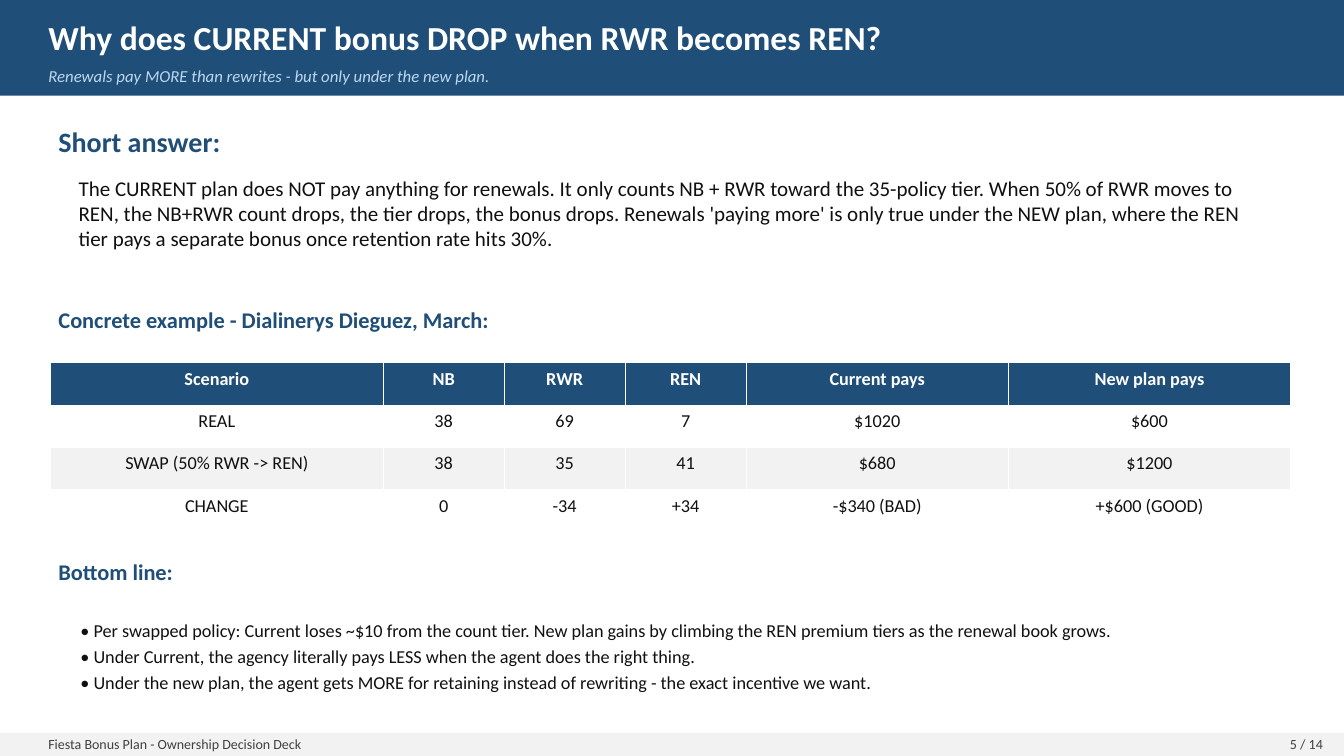
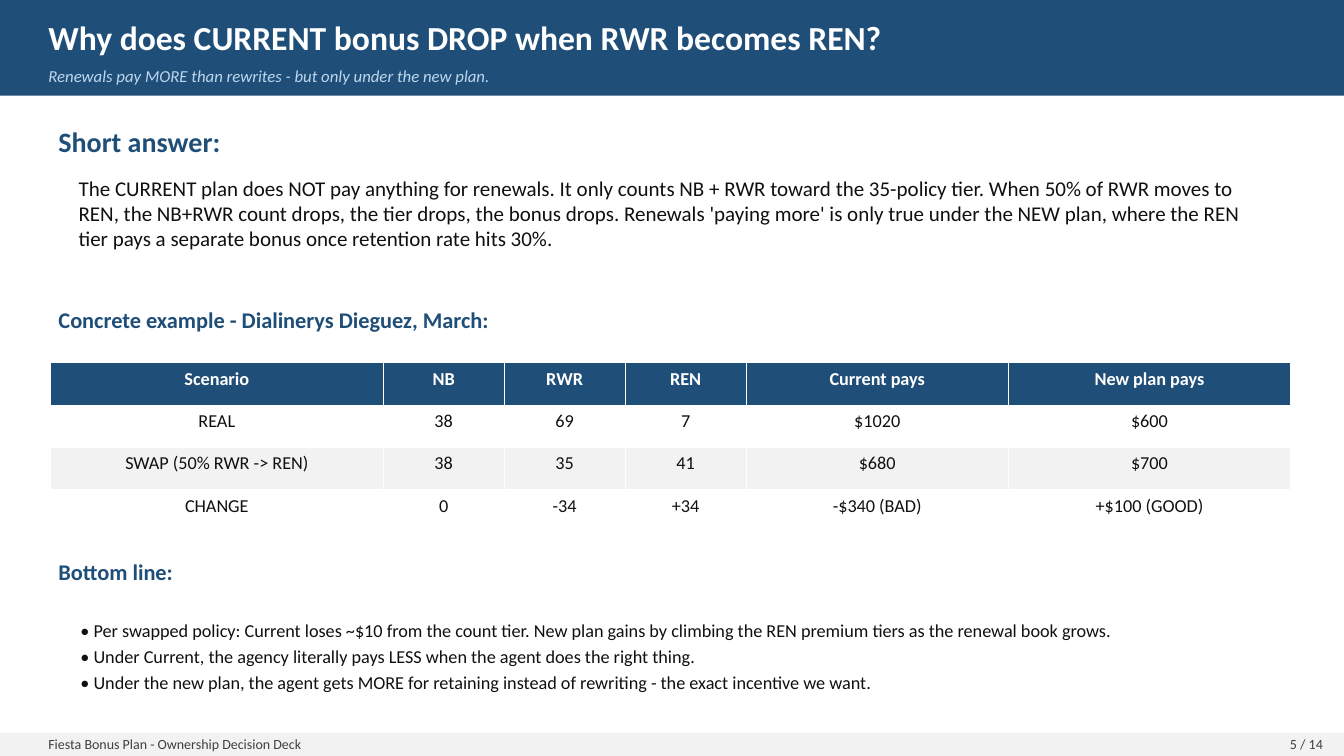
Before and after one commit to FAUS-tech/fiesta-bonus, a slide deck: slide 5 of output/Bonus_Plan_SIMPLE.pptx. Drawn at 1344x756 pixels with LibreOffice and Linux fonts; fonts in the diff are those of the drawing. Boxes give left, top, right and bottom in pixels: in the first picture for what was removed or moved away, otherwise in the second. Text is boxed around its words. In the diff, an @@ line names an element or a change of style, - is before the commit and + after.

```diff
--- a/output/Bonus_Plan_SIMPLE.pptx
+++ b/output/Bonus_Plan_SIMPLE.pptx
@@ table at bbox=[50, 363, 1291, 532] @@
-row 3, column 6: $1200
+row 3, column 6: $700
-row 4, column 6: +$600 (GOOD)
+row 4, column 6: +$100 (GOOD)
```
Also in this commit, not shown: 7 other slides changed, 3 other files.
